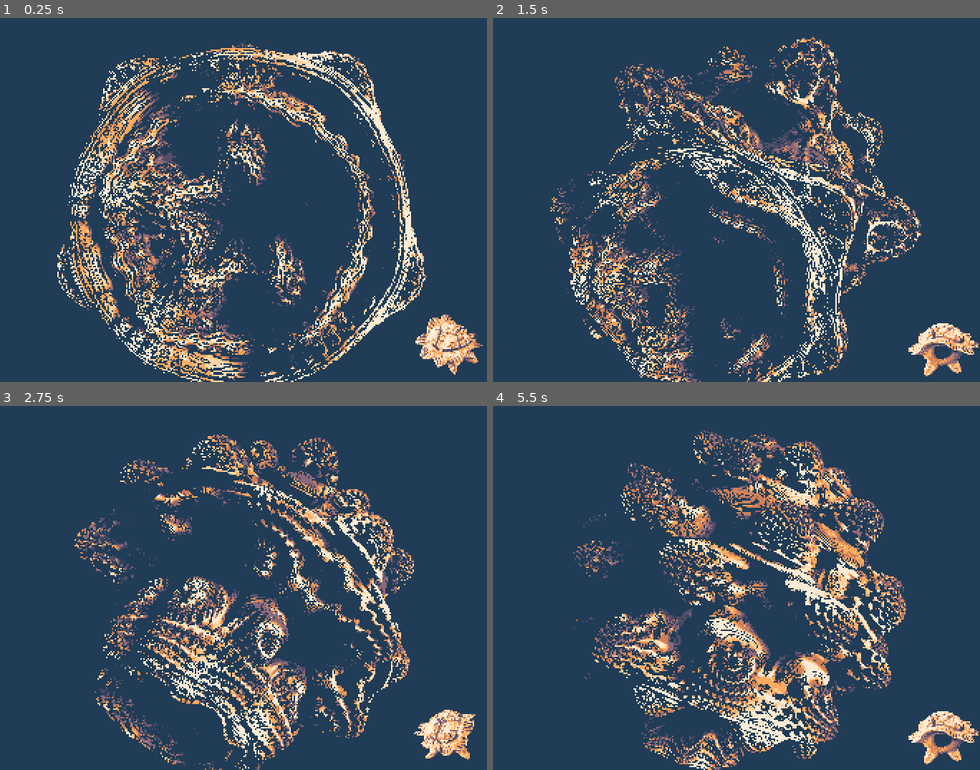
Above: before the commit, frames 1-4 (two rows, left to right).
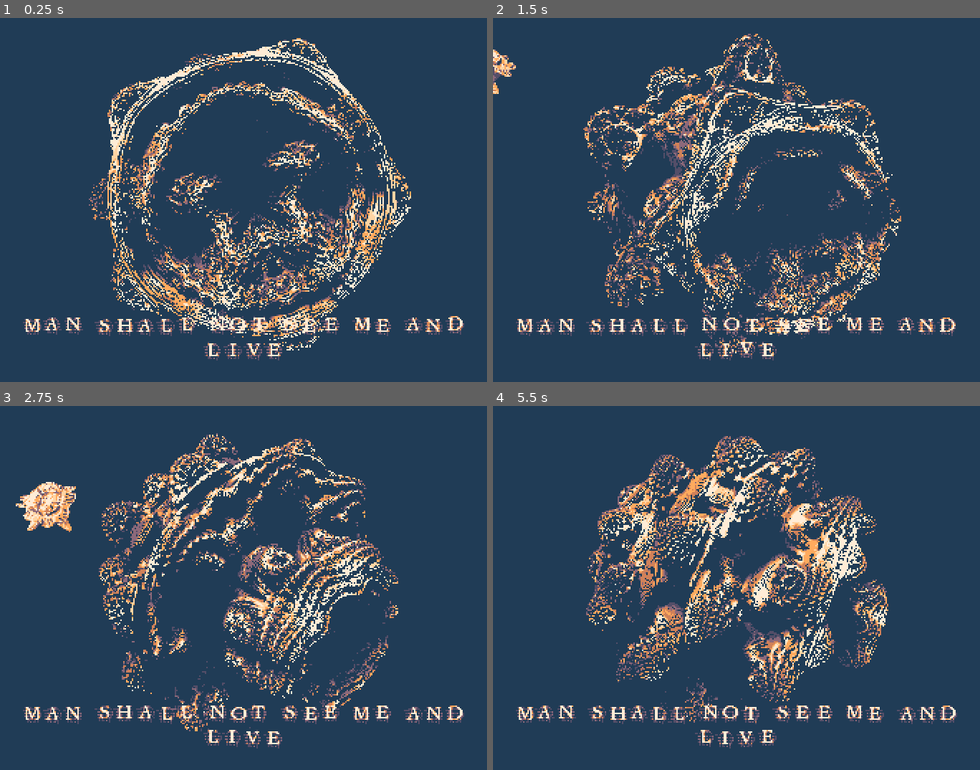
Above: after the commit, the same moments.

Repository: kiwijuice56/druid-fruit-casual-jam
Game: Godot game, scene res://main/main.tscn
The game is run twice, just before and just after one commit, with the same random seed, the same clock (stepped at 60 frames per second) and the same inputs.
Inputs:
- Up to frame 1 (0.25 s): no input
- Up to frame 2 (1.5 s): hold Right (ui_right) 0.53-1.28 s; hold Down (ui_down) from 1.28 s (still down)
- Up to frame 3 (2.75 s): release Down (ui_down) at 2.03 s; hold Right (ui_right) from 2.03 s (still down)
- Up to frame 4 (5.5 s): release Right (ui_right) at 2.78 s; hold Up (ui_up) 2.78-3.53 s; hold Left (ui_left) 3.53-5.03 s; hold Down (ui_down) from 5.03 s (still down)

The runs differ from the first frame. In frame 1, 24% of the frame differs, in the area x 4-100%, y 5-100%; in frame 2, 22%; in frame 3, 23%; in frame 4, 25%, in the area x 4-100%, y 6-100%.

Commit message:
Added music and player controls

Diff:
--- a/main/fractal/fractal.tscn
+++ b/main/fractal/fractal.tscn
@@ -20,8 +20,8 @@
 shader_parameter/fov = 86.0
 shader_parameter/runaway_threshold = 8.0
 shader_parameter/light_ray = Vector3(0.405, -1.57, -1.165)
-shader_parameter/_cam_pos = Vector3(0, 0, 1.60557)
-shader_parameter/_cam_mat = Basis(-4.37114e-08, -1, 0, 1, -4.37114e-08, 0, 0, 0, 1)
+shader_parameter/_cam_pos = Vector3(0, -0.08, 1.731)
+shader_parameter/_cam_mat = Basis(1, 0, 0, 0, 1, 0, 0, 0, 1)
 shader_parameter/_screen_size = Vector2(340, 256)
 
 [sub_resource type="Animation" id="Animation_p5r8u"]
@@ -70,7 +70,7 @@
 camera = NodePath("Camera3D")
 
 [node name="Camera3D" type="Camera3D" parent="."]
-transform = Transform3D(-4.37114e-08, -1, 0, 1, -4.37114e-08, 0, 0, 0, 1, 0, 0, 1.60557)
+transform = Transform3D(1, 0, 0, 0, 1, 0, 0, 0, 1, 0, -0.08, 1.731)
 
 [node name="AnimationPlayer" type="AnimationPlayer" parent="."]
 libraries = {
--- a/main/main.tscn
+++ b/main/main.tscn
@@ -1,82 +1,13 @@
-[gd_scene load_steps=12 format=3 uid="uid://cg6gxxmwtunye"]
+[gd_scene load_steps=9 format=3 uid="uid://cg6gxxmwtunye"]
 
+[ext_resource type="AudioStream" uid="uid://bg1d42es5pkhd" path="res://main/music/fractal_music.ogg" id="1_r2h3c"]
 [ext_resource type="PackedScene" uid="uid://btn4xqxrhgbkk" path="res://main/fractal/fractal.tscn" id="1_wh10r"]
 [ext_resource type="Shader" path="res://main/palette/palette.gdshader" id="2_w464c"]
 [ext_resource type="Texture2D" uid="uid://c8t5lmn51bdp8" path="res://main/palette/slso8-1x.png" id="3_c1rxx"]
-[ext_resource type="Texture2D" uid="uid://flt0rqgle5h2" path="res://main/player/head.png" id="3_kiry0"]
-[ext_resource type="Texture2D" uid="uid://cqj2dgpticeks" path="res://main/player/player.png" id="4_201fh"]
-[ext_resource type="Script" path="res://main/player/player.gd" id="4_otonj"]
+[ext_resource type="Theme" uid="uid://lf8o2b8bvcgo" path="res://main/ui/theme.tres" id="4_h538u"]
+[ext_resource type="PackedScene" uid="uid://bujtvxtfgewh6" path="res://main/player/player.tscn" id="6_oshvt"]
 
 [sub_resource type="Environment" id="Environment_gykwg"]
-
-[sub_resource type="Animation" id="Animation_34l4d"]
-length = 0.001
-tracks/0/type = "value"
-tracks/0/imported = false
-tracks/0/enabled = true
-tracks/0/path = NodePath(".:frame")
-tracks/0/interp = 1
-tracks/0/loop_wrap = true
-tracks/0/keys = {
-"times": PackedFloat32Array(0),
-"transitions": PackedFloat32Array(1),
-"update": 1,
-"values": [0]
-}
-tracks/1/type = "bezier"
-tracks/1/imported = false
-tracks/1/enabled = true
-tracks/1/path = NodePath(".:scale:x")
-tracks/1/interp = 1
-tracks/1/loop_wrap = true
-tracks/1/keys = {
-"handle_modes": PackedInt32Array(0),
-"points": PackedFloat32Array(0.3, -0.25, 0, 0.25, 0),
-"times": PackedFloat32Array(0)
-}
-tracks/2/type = "bezier"
-tracks/2/imported = false
-tracks/2/enabled = true
-tracks/2/path = NodePath(".:scale:y")
-tracks/2/interp = 1
-tracks/2/loop_wrap = true
-tracks/2/keys = {
-"handle_modes": PackedInt32Array(0),
-"points": PackedFloat32Array(0.3, -0.25, 0, 0.25, 0),
-"times": PackedFloat32Array(0)
-}
-
-[sub_resource type="Animation" id="Animation_qtpnf"]
-resource_name = "squish"
-loop_mode = 1
-tracks/0/type = "bezier"
-tracks/0/imported = false
-tracks/0/enabled = true
-tracks/0/path = NodePath(".:scale:x")
-tracks/0/interp = 1
-tracks/0/loop_wrap = true
-tracks/0/keys = {
-"handle_modes": PackedInt32Array(0, 0, 0),
-"points": PackedFloat32Array(0.3, -0.25, 0, 0.25, 0, 0.27, -0.25, 0, 0.25, 0, 0.3, -0.25, 0, 0.25, 0),
-"times": PackedFloat32Array(0, 0.5, 1)
-}
-tracks/1/type = "bezier"
-tracks/1/imported = false
-tracks/1/enabled = true
-tracks/1/path = NodePath(".:scale:y")
-tracks/1/interp = 1
-tracks/1/loop_wrap = true
-tracks/1/keys = {
-"handle_modes": PackedInt32Array(0, 0, 0),
-"points": PackedFloat32Array(0.3, -0.25, 0, 0.25, 0, 0.27, -0.25, 0, 0.25, 0, 0.3, -0.25, 0, 0.25, 0),
-"times": PackedFloat32Array(0, 0.6, 1)
-}
-
-[sub_resource type="AnimationLibrary" id="AnimationLibrary_qmc2x"]
-_data = {
-"RESET": SubResource("Animation_34l4d"),
-"squish": SubResource("Animation_qtpnf")
-}
 
 [sub_resource type="ShaderMaterial" id="ShaderMaterial_t8wsp"]
 shader = ExtResource("2_w464c")
@@ -85,40 +16,53 @@
 
 [node name="Main" type="Node"]
 
-[node name="SubViewportContainer" type="SubViewportContainer" parent="."]
-offset_right = 40.0
-offset_bottom = 40.0
+[node name="MusicPlayer" type="AudioStreamPlayer" parent="."]
+stream = ExtResource("1_r2h3c")
+autoplay = true
 
-[node name="SubViewport" type="SubViewport" parent="SubViewportContainer"]
+[node name="FractalLayer" type="CanvasLayer" parent="."]
+layer = 0
+
+[node name="FractalContainer" type="SubViewportContainer" parent="FractalLayer"]
+offset_right = 340.0
+offset_bottom = 256.0
+
+[node name="SubViewport" type="SubViewport" parent="FractalLayer/FractalContainer"]
 handle_input_locally = false
 size = Vector2i(340, 256)
 render_target_update_mode = 4
 
-[node name="WorldEnvironment" type="WorldEnvironment" parent="SubViewportContainer/SubViewport"]
+[node name="WorldEnvironment" type="WorldEnvironment" parent="FractalLayer/FractalContainer/SubViewport"]
 environment = SubResource("Environment_gykwg")
 
-[node name="Fractal" parent="SubViewportContainer/SubViewport" instance=ExtResource("1_wh10r")]
+[node name="Fractal" parent="FractalLayer/FractalContainer/SubViewport" instance=ExtResource("1_wh10r")]
 
-[node name="Sprite2D" type="Sprite2D" parent="."]
-visible = false
-position = Vector2(171, 192)
-texture = ExtResource("4_201fh")
+[node name="Worldlayer" type="CanvasLayer" parent="."]
 
-[node name="Player" type="Sprite2D" parent="."]
-position = Vector2(313, 229)
-scale = Vector2(0.3, 0.3)
-texture = ExtResource("3_kiry0")
-hframes = 8
-script = ExtResource("4_otonj")
+[node name="World" type="Node2D" parent="Worldlayer"]
+position = Vector2(77, 24)
 
-[node name="AnimationPlayer" type="AnimationPlayer" parent="Player"]
-libraries = {
-"": SubResource("AnimationLibrary_qmc2x")
-}
-autoplay = "squish"
-speed_scale = 0.75
+[node name="Player" parent="Worldlayer/World" instance=ExtResource("6_oshvt")]
+position = Vector2(-135, -2)
 
-[node name="PaletteLimiter" type="ColorRect" parent="."]
+[node name="UILayer" type="CanvasLayer" parent="."]
+
+[node name="RichTextLabel" type="RichTextLabel" parent="UILayer"]
+custom_minimum_size = Vector2(0, 48)
+anchors_preset = 12
+anchor_top = 1.0
+anchor_right = 1.0
+anchor_bottom = 1.0
+grow_horizontal = 2
+grow_vertical = 0
+theme = ExtResource("4_h538u")
+bbcode_enabled = true
+text = "[center][shake]MAN SHALL NOT SEE ME AND LIVE"
+
+[node name="PaletteLayer" type="CanvasLayer" parent="."]
+layer = 2
+
+[node name="PaletteLimiter" type="ColorRect" parent="PaletteLayer"]
 material = SubResource("ShaderMaterial_t8wsp")
 anchors_preset = 15
 anchor_right = 1.0
--- a/main/player/player.gd
+++ b/main/player/player.gd
@@ -1,22 +1,34 @@
-class_name Player extends Sprite2D
+class_name Player extends CharacterBody2D
 
-func _process(delta: float) -> void:
+@export var sprite: Sprite2D
+
+@export var speed: float = 64.0
+
+func _physics_process(delta: float) -> void:
 	var input: Vector2 = Input.get_vector("ui_left", "ui_right", "ui_up", "ui_down").normalized()
 
+	velocity = input * speed
+
+	move_and_slide()
+
+	animate(input)
+
+
+func animate(input: Vector2) -> void:
 	if input.x < 0 and input.y < 0:
-		frame = 0
+		sprite.frame = 0
 	elif input.x > 0 and input.y < 0:
-		frame = 2
+		sprite.frame = 2
 	elif input.x > 0 and input.y > 0:
-		frame = 4
+		sprite.frame = 4
 	elif input.x < 0 and input.y > 0:
-		frame = 6
+		sprite.frame = 6
 
 	elif input.y < 0:
-		frame = 1
+		sprite.frame = 1
 	elif input.x > 0:
-		frame = 3
+		sprite.frame = 3
 	elif input.y > 0:
-		frame = 5
+		sprite.frame = 5
 	elif input.x < 0:
-		frame = 7
+		sprite.frame = 7
--- /dev/null
+++ b/main/player/player.tscn
@@ -0,0 +1,96 @@
+[gd_scene load_steps=7 format=3 uid="uid://bujtvxtfgewh6"]
+
+[ext_resource type="Script" path="res://main/player/player.gd" id="1_naety"]
+[ext_resource type="Texture2D" uid="uid://flt0rqgle5h2" path="res://main/player/head.png" id="2_olktr"]
+
+[sub_resource type="Animation" id="Animation_34l4d"]
+length = 0.001
+tracks/0/type = "value"
+tracks/0/imported = false
+tracks/0/enabled = true
+tracks/0/path = NodePath(".:frame")
+tracks/0/interp = 1
+tracks/0/loop_wrap = true
+tracks/0/keys = {
+"times": PackedFloat32Array(0),
+"transitions": PackedFloat32Array(1),
+"update": 1,
+"values": [0]
+}
+tracks/1/type = "bezier"
+tracks/1/imported = false
+tracks/1/enabled = true
+tracks/1/path = NodePath(".:scale:x")
+tracks/1/interp = 1
+tracks/1/loop_wrap = true
+tracks/1/keys = {
+"handle_modes": PackedInt32Array(0),
+"points": PackedFloat32Array(0.3, -0.25, 0, 0.25, 0),
+"times": PackedFloat32Array(0)
+}
+tracks/2/type = "bezier"
+tracks/2/imported = false
+tracks/2/enabled = true
+tracks/2/path = NodePath(".:scale:y")
+tracks/2/interp = 1
+tracks/2/loop_wrap = true
+tracks/2/keys = {
+"handle_modes": PackedInt32Array(0),
+"points": PackedFloat32Array(0.3, -0.25, 0, 0.25, 0),
+"times": PackedFloat32Array(0)
+}
+
+[sub_resource type="Animation" id="Animation_qtpnf"]
+resource_name = "squish"
+loop_mode = 1
+tracks/0/type = "bezier"
+tracks/0/imported = false
+tracks/0/enabled = true
+tracks/0/path = NodePath(".:scale:x")
+tracks/0/interp = 1
+tracks/0/loop_wrap = true
+tracks/0/keys = {
+"handle_modes": PackedInt32Array(0, 0, 0),
+"points": PackedFloat32Array(0.3, -0.25, 0, 0.25, 0, 0.27, -0.25, 0, 0.25, 0, 0.3, -0.25, 0, 0.25, 0),
+"times": PackedFloat32Array(0, 0.5, 1)
+}
+tracks/1/type = "bezier"
+tracks/1/imported = false
+tracks/1/enabled = true
+tracks/1/path = NodePath(".:scale:y")
+tracks/1/interp = 1
+tracks/1/loop_wrap = true
+tracks/1/keys = {
+"handle_modes": PackedInt32Array(0, 0, 0),
+"points": PackedFloat32Array(0.3, -0.25, 0, 0.25, 0, 0.27, -0.25, 0, 0.25, 0, 0.3, -0.25, 0, 0.25, 0),
+"times": PackedFloat32Array(0, 0.6, 1)
+}
+
+[sub_resource type="AnimationLibrary" id="AnimationLibrary_qmc2x"]
+_data = {
+"RESET": SubResource("Animation_34l4d"),
+"squish": SubResource("Animation_qtpnf")
+}
+
+[sub_resource type="CircleShape2D" id="CircleShape2D_yu747"]
+
+[node name="Player" type="CharacterBody2D" node_paths=PackedStringArray("sprite")]
+collision_layer = 2
+script = ExtResource("1_naety")
+sprite = NodePath("Sprite2D")
+
+[node name="AnimationPlayer" type="AnimationPlayer" parent="."]
+root_node = NodePath("../Sprite2D")
+libraries = {
+"": SubResource("AnimationLibrary_qmc2x")
+}
+autoplay = "squish"
+speed_scale = 0.75
+
+[node name="Sprite2D" type="Sprite2D" parent="."]
+scale = Vector2(0.3, 0.3)
+texture = ExtResource("2_olktr")
+hframes = 8
+
+[node name="CollisionShape2D" type="CollisionShape2D" parent="."]
+shape = SubResource("CircleShape2D_yu747")
--- /dev/null
+++ b/main/ui/theme.tres
@@ -0,0 +1,9 @@
+[gd_resource type="Theme" load_steps=3 format=3 uid="uid://lf8o2b8bvcgo"]
+
+[ext_resource type="FontFile" uid="uid://b1a1pehnsvr2k" path="res://main/ui/graf.ttf" id="1_a5blp"]
+
+[sub_resource type="FontVariation" id="FontVariation_mrq0a"]
+base_font = ExtResource("1_a5blp")
+
+[resource]
+default_font = SubResource("FontVariation_mrq0a")
--- a/project.godot
+++ b/project.godot
@@ -21,6 +21,11 @@
 window/size/viewport_height=256
 window/stretch/mode="viewport"
 
+[layer_names]
+
+2d_physics/layer_1="map"
+2d_physics/layer_2="player"
+
 [rendering]
 
 textures/canvas_textures/default_texture_filter=0
Not shown, added: main/music/fractal_music.ogg.import
Binary file added: main/ui/graf.ttf
Not shown, added: main/ui/graf.ttf.import
Not shown, added: main/music/fractal_music.ogg
